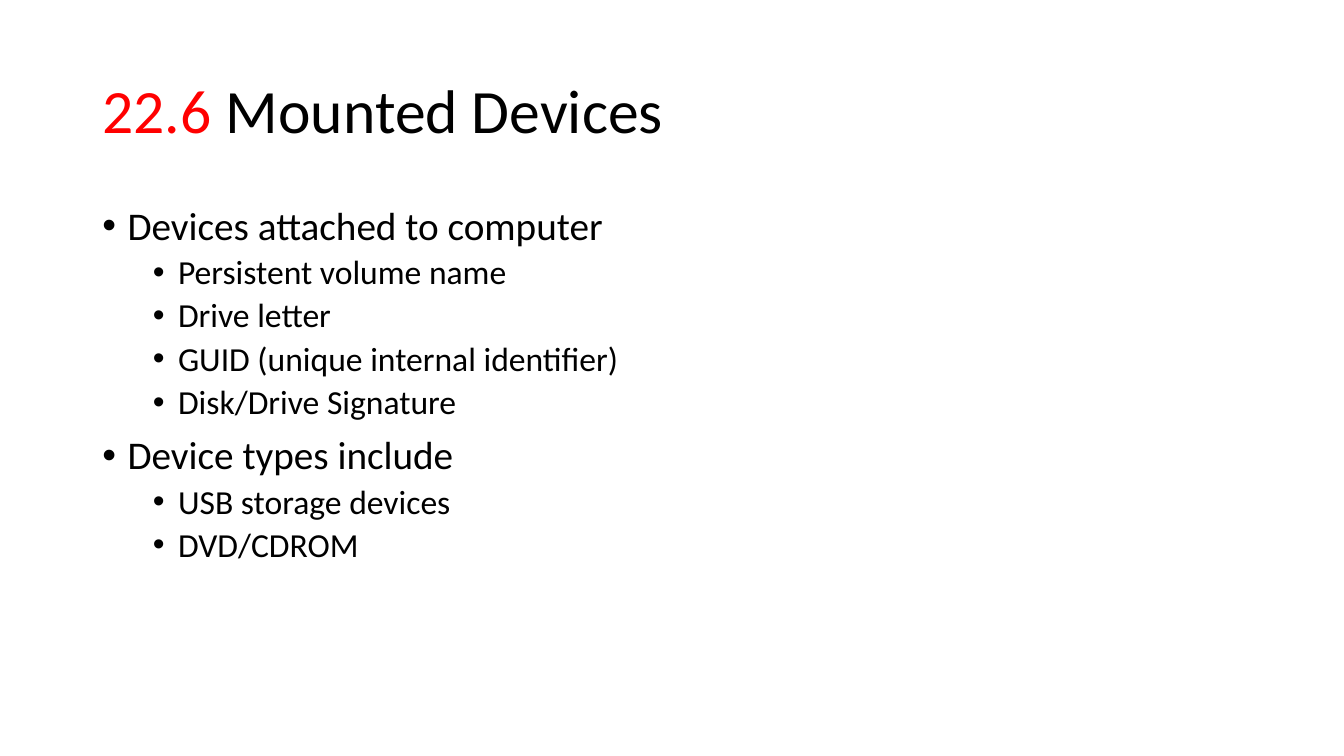
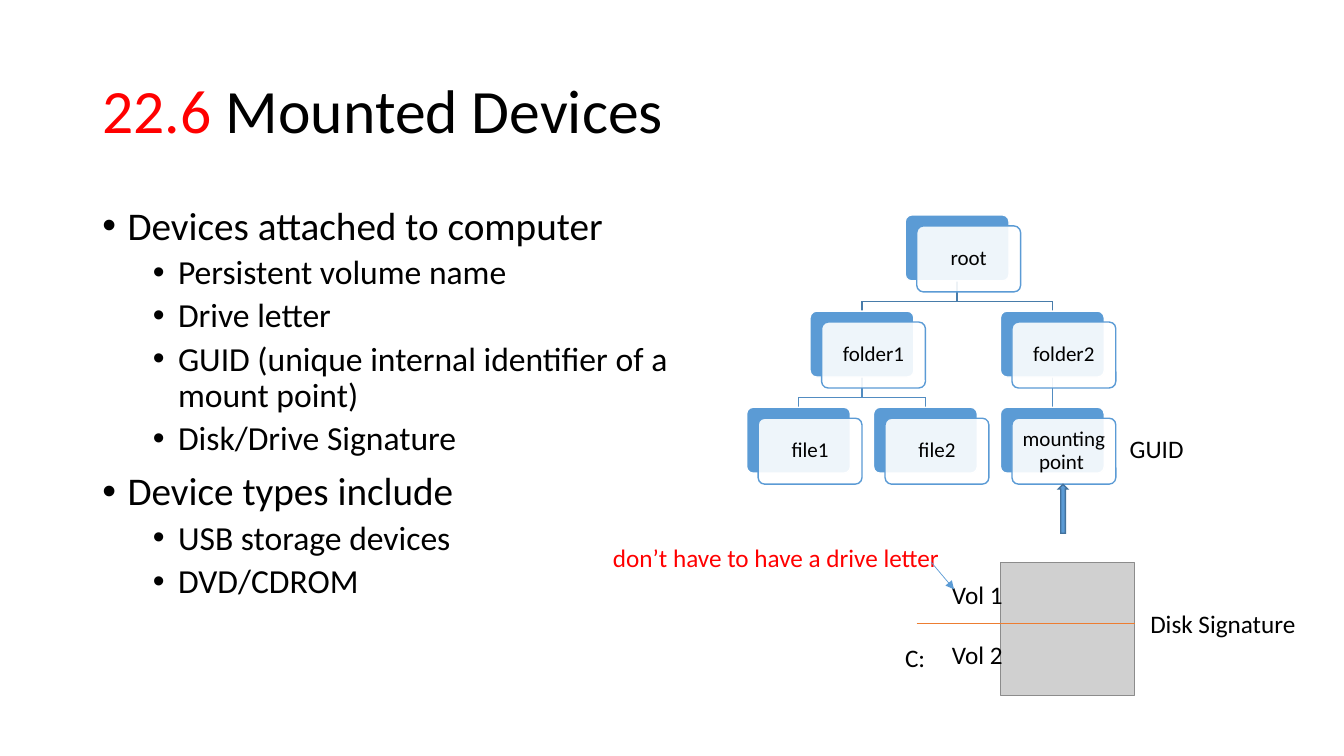
Before and after one commit to frankwxu/digital-forensics-lab, a slide deck: slide 30 of NIST_Data_Leakage_Case/NIST_Data_Leakage_04_Email_USB.pptx. Drawn at 1344x756 pixels with LibreOffice and Linux fonts; fonts in the diff are those of the drawing; grey boxes stand for pictures; background and template pictures are left out. Boxes give left, top, right and bottom in pixels: in the first picture for what was removed or moved away, otherwise in the second. Text is boxed around its words. In the diff, an @@ line names an element or a change of style, - is before the commit and + after.

```diff
--- a/NIST_Data_Leakage_Case/NIST_Data_Leakage_04_Email_USB.pptx
+++ b/NIST_Data_Leakage_Case/NIST_Data_Leakage_04_Email_USB.pptx
@@ text at [178, 346, 667, 413]: text changed @@
-  • GUID (unique internal identifier)
+  • GUID (unique internal identifier of a mount point)
@@ group added at [747, 215, 1116, 484]: 12 rounded rectangles, 6 texts, 5 freeform shapes @@
+root
+folder1
+file1
+file2
+folder2
+mounting point
@@ text added at [1130, 441, 1184, 459], 18 pt, text #000000 @@
+GUID
@@ down arrow added at [1059, 485, 1068, 533], fill #5B9BD5, outline #43739E 1 pt @@
@@ text added at [613, 549, 939, 572], 18 pt, text #FF0000 @@
+don’t have to have a drive letter
@@ arrow added from (932, 563) to (954, 590), #5B9BD5 0.5 pt @@
@@ picture added at [1001, 563, 1134, 696] @@
@@ text added at [952, 583, 1003, 671], 18 pt, text #000000 @@
+Vol 1
+Vol 2
@@ line added from (917, 623) to (1135, 623), #ED7D31 0.5 pt @@
@@ text added at [1150, 615, 1295, 638], 18 pt, text #000000 @@
+Disk Signature
@@ text added at [905, 650, 925, 667], 18 pt, text #000000 @@
+C:
```
Also in this commit, not shown: 6 other slides changed, 8 other files.
